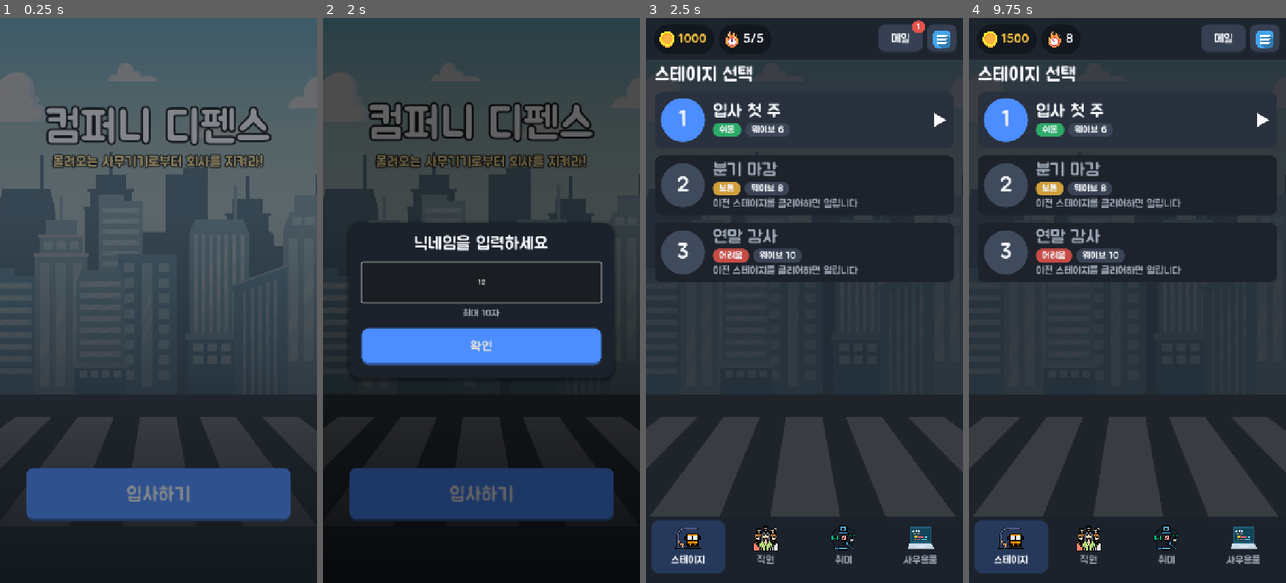
Above: before the commit, frames 1-4 (left to right).
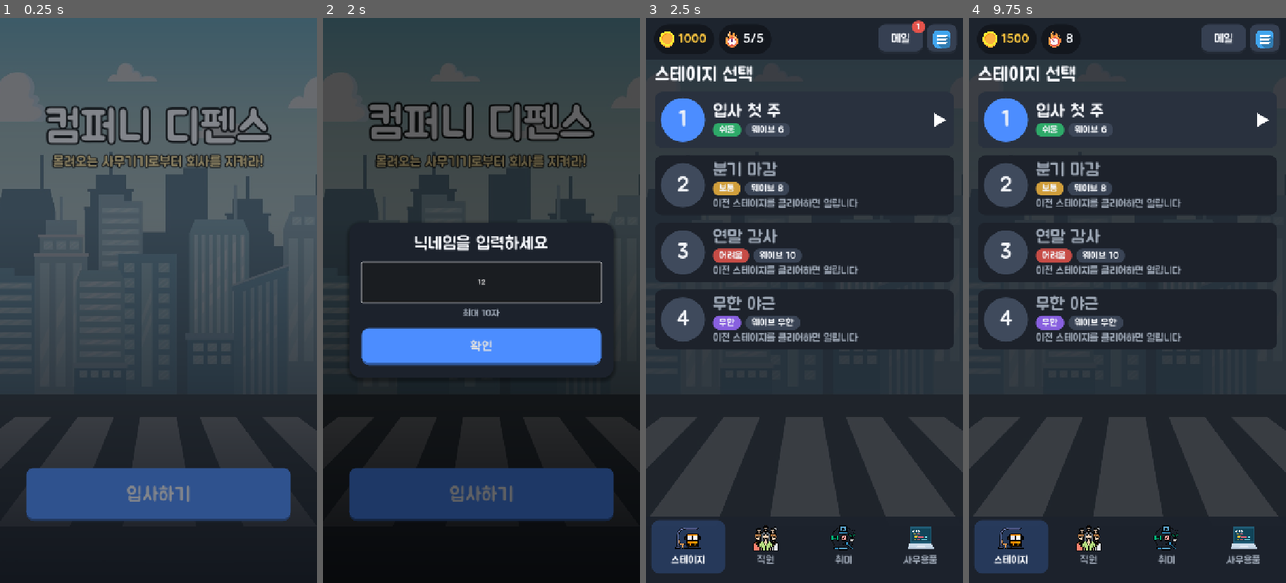
Above: after the commit, the same moments.

Repository: chw3021/CompanyDefense
Game: Godot game, scene res://scenes/boot.tscn
Same seed, same stepped clock (60 frames per second), same inputs: the game is played once before the commit and once after it.
Inputs (mouse positions are in pixels of both pictures, inside the frame that each line leads up to):
- Up to frame 1 (0.25 s): no input
- Up to frame 2 (2 s): click "입사하기" at 0.5 s; click (481, 283) at 1.27 s; type "12" at 1.35 s
- Up to frame 3 (2.5 s): click "확인" at 2 s
- Up to frame 4 (9.75 s): click "메일" at 2.75 s; click (1127, 119) at 3.52 s; click "스테이지" at 4.25 s; click "직원" at 5 s; click "취미" at 5.75 s; click "사무용품" at 6.5 s; click "받기" at 7.25 s; click "모두 받기" at 8 s; click "받은 메일 삭제" at 8.75 s; click "닫기" at 9.5 s

Frames 1-2 are identical in both runs. In frame 3, 3.8% of the frame differs, in the area x 2-98%, y 48-59%; in frame 4, 3.8%.

Commit message:
무한 모드 스테이지 추가: 무한 야근
- 스테이지 4 (어려움 아래). 스테이지 3 클리어 시 열린다
- 나선형 맵: 바깥을 한 바퀴 돈 뒤 가운데로 감겨 들어간다 (통로 57칸)
- 웨이브 자동 생성 (StageDefs.endless_wave): 체력 웨이브당 x1.22,
  마리 수와 생성 속도 증가. 4가지 테마(프린터 물량, 팩스 떼,
  단단한 기계, 혼합)를 돌고 5의 배수는 중간 보스, 10의 배수는 보스 웨이브
- 목숨이 다하면 끝. 보상은 버틴 웨이브 x 150 골드, 최고 기록 저장
- Battle.wave_def()/has_wave() 로 일반/무한 웨이브를 같은 방식으로 다룬다
- 시뮬레이션(스테이지 3 클리어 수준): 대부분 웨이브 20 보스에서 끝나고,
  많이 성장하면 웨이브 30 근처까지 간다
- balance.gd: 무한 모드 지원 (도달 웨이브 분위수), veteran 프로필, --dev-growth

Diff:
--- a/scripts/autoload/save.gd
+++ b/scripts/autoload/save.gd
@@ -59,6 +59,7 @@
 		"equipment": {},
 		"mails": [],
 		"max_cleared": 0,
+		"endless_best": 0,
 		"best_scores": {},
 		"high_score": 0,
 		"games_played": 0,
@@ -98,7 +99,7 @@
 	for key in ["towers", "hobbies", "equipment", "best_scores"]:
 		for id in user[key]:
 			user[key][id] = int(user[key][id])
-	for key in ["gold", "time", "last_refill", "max_cleared", "high_score", "games_played", "games_won"]:
+	for key in ["gold", "time", "last_refill", "max_cleared", "endless_best", "high_score", "games_played", "games_won"]:
 		user[key] = int(user.get(key, 0))
 	if String(user.get("name", "")).strip_edges() == "":
 		user["name"] = DEFAULT_NAME
@@ -225,6 +226,14 @@
 	return first_clear
 
 
+## 무한 모드에서 버틴 웨이브 수 기록. 최고 기록을 넘었으면 true (저장은 record_stage_result 가 한다)
+func record_endless_wave(waves: int) -> bool:
+	if user.is_empty() or waves <= int(user.get("endless_best", 0)):
+		return false
+	user.endless_best = waves
+	return true
+
+
 func is_stage_unlocked(stage_id: int) -> bool:
 	return has_user() and stage_id <= user.max_cleared + 1
 
--- a/scripts/screens/tabs/stage_tab.gd
+++ b/scripts/screens/tabs/stage_tab.gd
@@ -1,7 +1,7 @@
 # 스테이지 선택 탭
 extends VBoxContainer
 
-const DIFFICULTY_COLORS := {"쉬움": Color("2fbf71"), "보통": Color("f0b43e"), "어려움": Color("e5534b")}
+const DIFFICULTY_COLORS := {"쉬움": Color("2fbf71"), "보통": Color("f0b43e"), "어려움": Color("e5534b"), "무한": Color("9b6bff")}
 
 var main
 
@@ -41,12 +41,16 @@
 	var chips := UI.hbox(10)
 	chips.mouse_filter = Control.MOUSE_FILTER_IGNORE
 	chips.add_child(_chip(s.difficulty, DIFFICULTY_COLORS[s.difficulty]))
-	chips.add_child(_chip("웨이브 %d" % s.waves.size(), UI.LINE))
-	if cleared:
+	var endless := StageDefs.is_endless(id)
+	chips.add_child(_chip("웨이브 무한" if endless else "웨이브 %d" % s.waves.size(), UI.LINE))
+	if cleared and not endless:
 		chips.add_child(_chip("클리어", UI.SUCCESS))
 	text.add_child(chips)
 	if not unlocked:
 		text.add_child(UI.label("이전 스테이지를 클리어하면 열립니다", 24, UI.MUTED))
+	elif endless:
+		var best_wave: int = Save.user.get("endless_best", 0)
+		text.add_child(UI.label("최고 기록 웨이브 %d" % best_wave if best_wave > 0 else "어디까지 버틸 수 있을까요?", 24, UI.GOLD))
 	else:
 		var best = Save.user.best_scores.get(str(id))
 		if best != null:
--- a/scripts/stage/battle.gd
+++ b/scripts/stage/battle.gd
@@ -44,6 +44,7 @@
 var paused := false
 var finished := false
 var won := false
+var endless := false  # 무한 모드: 웨이브가 끝나지 않고, 목숨이 다하면 끝
 var selected: Tower
 
 var wave_index := 0          # 진행 중이거나 다음에 시작할 웨이브
@@ -58,6 +59,7 @@
 func setup(p_stage_id: int, cell_size: float) -> void:
 	stage_id = p_stage_id
 	def = StageDefs.STAGES[stage_id]
+	endless = StageDefs.is_endless(stage_id)
 	cell = cell_size
 	map = def.map
 	for wp in StageDefs.waypoints(map):
@@ -83,22 +85,35 @@
 	return Vector2i(floori(p.x / cell), floori(p.y / cell))
 
 
+## 무한 모드는 0
 func wave_count() -> int:
-	return def.waves.size()
+	return 0 if endless else def.waves.size()
+
+
+## index 번째 웨이브 정의 [생성 간격, [[적, 기본 체력, 마리 수], ...]]
+func wave_def(index: int) -> Array:
+	return StageDefs.endless_wave(index) if endless else def.waves[index]
 
 
 func display_wave() -> int:
-	return mini(wave_count(), wave_index + 1 if wave_running else wave_index)
+	var shown := wave_index + 1 if wave_running else wave_index
+	return shown if endless else mini(wave_count(), shown)
+
+
+func has_wave(index: int) -> bool:
+	return endless or index < wave_count()
 
 
 func can_start_wave() -> bool:
-	return not finished and not wave_running and wave_index < wave_count()
+	return not finished and not wave_running and has_wave(wave_index)
 
 
 func next_wave_has_boss() -> bool:
-	if wave_index >= wave_count():
-		return false
-	for group in def.waves[wave_index][1]:
+	return has_wave(wave_index) and wave_has_boss(wave_index)
+
+
+func wave_has_boss(index: int) -> bool:
+	for group in wave_def(index)[1]:
 		if StageDefs.ENEMIES[group[0]].boss:
 			return true
 	return false
@@ -143,7 +158,7 @@
 func start_wave() -> void:
 	if not can_start_wave():
 		return
-	var wave: Array = def.waves[wave_index]
+	var wave: Array = wave_def(wave_index)
 	_spawn_delay = wave[0]
 	_since_spawn = _spawn_delay  # 첫 적은 바로 나온다
 	_pending.clear()
@@ -162,7 +177,7 @@
 	score += 100
 	var bonus := 50 + 25 * wave_index
 	coins += bonus
-	if wave_index >= wave_count():
+	if not has_wave(wave_index):
 		_end(true)
 		return
 	var text := "웨이브 클리어! +%d" % bonus
@@ -414,7 +429,12 @@
 
 # ------------------------------------------------------------------ 종료
 
+const ENDLESS_GOLD_PER_WAVE := 150
+
+
 func _gold_reward(p_won: bool) -> int:
+	if endless:
+		return wave_index * ENDLESS_GOLD_PER_WAVE
 	var reward := wave_index * 100 * (1 + 0.5 * (stage_id - 1))
 	return roundi(reward * 1.5 if p_won else reward)
 
@@ -432,9 +452,11 @@
 	if p_won:
 		score += life * 50
 	var gold := _gold_reward(p_won)
+	var new_record := endless and Save.record_endless_wave(wave_index)
 	var first_clear := Save.record_stage_result(stage_id, p_won, score, gold)
 	hud_changed.emit()
-	game_over.emit(p_won, {"kills": kills, "gold": gold, "score": score, "first_clear": first_clear})
+	game_over.emit(p_won, {"kills": kills, "gold": gold, "score": score, "first_clear": first_clear,
+			"wave": wave_index, "new_record": new_record})
 
 
 func set_speed(value: float) -> void:
--- a/scripts/stage/stage_defs.gd
+++ b/scripts/stage/stage_defs.gd
@@ -4,7 +4,7 @@
 # 모든 맵은 위쪽 줄부터 적는다 (map[row][col], row 0 = 화면 맨 위).
 class_name StageDefs
 
-const COUNT := 3
+const COUNT := 4
 const BASE_START_COINS := 300
 
 ## 적 종류. hp_mult 는 웨이브 기본 체력에 곱해지고 speed 는 초당 칸 수
@@ -105,11 +105,66 @@
 			[1.2, [["copier", 190, 6], ["server", 190, 6], ["boss", 200, 2]]],
 		],
 	},
+	# 무한 모드: 웨이브가 끝없이 이어지고 갈수록 어려워진다 (endless_wave 가 만든다)
+	4: {
+		"name": "무한 야근",
+		"difficulty": "무한",
+		"start_coins": 600,
+		"hp_scale": 1.0,  # 이 스테이지 모든 적 체력 배율 (밸런스 조정용)
+		"tint": Color(0.8, 0.68, 0.95),
+		"endless": true,
+		# 바깥을 한 바퀴 돈 뒤 가운데로 감겨 들어가는 나선
+		"map": [
+			[1.1, 1.0, 1.0, 1.0, 1.0, 1.0, 1.0, 1.0, 1.0, 1.2],
+			[0, 0, 0, 0, 0, 0, 0, 0, 0, 1.0],
+			[1.5, 1.0, 1.0, 1.0, 1.0, 1.0, 1.0, 1.6, 0, 1.0],
+			[1.0, 0, 0, 0, 0, 0, 0, 1.0, 0, 1.0],
+			[1.0, 0, 1.9, 1.0, 1.0, 2.0, 0, 1.0, 0, 1.0],
+			[1.0, 0, 1.0, 0, 0, 0, 0, 1.0, 0, 1.0],
+			[1.0, 0, 1.0, 0, 0, 0, 0, 1.0, 0, 1.0],
+			[1.0, 0, 1.8, 1.0, 1.0, 1.0, 1.0, 1.7, 0, 1.0],
+			[1.0, 0, 0, 0, 0, 0, 0, 0, 0, 1.0],
+			[1.4, 1.0, 1.0, 1.0, 1.0, 1.0, 1.0, 1.0, 1.0, 1.3],
+		],
+		"waves": [],
+	},
 }
+
+## 무한 모드 난이도: 웨이브마다 체력 x endless_hp_growth, 마리 수와 생성 속도도 늘어난다
+const ENDLESS_BASE_HP := 40.0
+static var endless_hp_growth := 1.22  # 시뮬레이터가 --dev-growth 로 바꿔 볼 수 있게 var
+const ENDLESS_MAX_COUNT := 36
+
+
+static func is_endless(stage_id: int) -> bool:
+	return STAGES[stage_id].get("endless", false)
+
+
+## 무한 모드의 index 번째 웨이브 (0부터). 형식은 STAGES 의 waves 와 같다
+## 10의 배수 = 보스 웨이브, 5의 배수 = 중간 보스, 나머지는 4가지 테마를 돌아가며
+static func endless_wave(index: int) -> Array:
+	var w := index + 1
+	var hp := ENDLESS_BASE_HP * pow(endless_hp_growth, index)
+	var count := mini(8 + int(index * 0.7), ENDLESS_MAX_COUNT)
+	var interval := maxf(0.35, 1.0 - index * 0.02)
+	if w % 10 == 0:
+		return [maxf(interval, 0.8), [["printer", hp, count / 2], ["boss", hp, w / 10]]]
+	if w % 5 == 0:
+		return [interval, [["copier", hp, count / 4], ["server", hp, count / 4], ["boss", hp * 0.5, 1]]]
+	match w % 4:
+		1:  # 프린터 물량
+			return [interval, [["printer", hp, count]]]
+		2:  # 빠른 팩스 떼
+			return [interval * 0.6, [["fax", hp, roundi(count * 1.4)]]]
+		3:  # 단단한 기계 (물리/마법 방어가 높다)
+			return [interval, [["printer", hp, count / 3], ["copier", hp, maxi(1, count / 3)], ["server", hp, maxi(1, count / 3)]]]
+	return [interval * 0.8, [["printer", hp, count / 4], ["fax", hp, count / 4], ["copier", hp, count / 4], ["server", hp, count / 4]]]
 
 
 static func description(stage_id: int) -> String:
 	var s: Dictionary = STAGES[stage_id]
+	if is_endless(stage_id):
+		return "%s / 웨이브 무한" % s.difficulty
 	return "%s / 웨이브 %d" % [s.difficulty, s.waves.size()]
 
 
--- a/scripts/stage/stage_screen.gd
+++ b/scripts/stage/stage_screen.gd
@@ -249,7 +249,10 @@
 		_pulse(_life_label, UI.DANGER)
 	_last_life = battle.life
 	_coin_label.text = str(battle.coins)
-	_wave_label.text = "웨이브 %d/%d" % [battle.display_wave(), battle.wave_count()]
+	if battle.endless:
+		_wave_label.text = "웨이브 %d" % battle.display_wave()
+	else:
+		_wave_label.text = "웨이브 %d/%d" % [battle.display_wave(), battle.wave_count()]
 	_speed_button.text = "x%d" % int(battle.speed)
 	var can_start := battle.can_start_wave()
 	_wave_button.disabled = not can_start
@@ -326,17 +329,15 @@
 
 ## 웨이브 시작: 띠가 옆에서 밀려 들어왔다가 빠진다. 보스 웨이브는 빨간 띠
 func _show_wave_banner(index: int) -> void:
-	var boss := false
-	for group in battle.def.waves[index][1]:
-		if StageDefs.ENEMIES[group[0]].boss:
-			boss = true
+	var boss := battle.wave_has_boss(index)
 	var band := UI.panel(Color(UI.DANGER, 0.88) if boss else Color(0.05, 0.06, 0.08, 0.82), 0, 14)
 	band.mouse_filter = Control.MOUSE_FILTER_IGNORE
 	band.custom_minimum_size.x = MAP_CELL * 10
 	var v := UI.vbox(0)
 	band.add_child(v)
-	var last := index + 1 == battle.wave_count()
-	v.add_child(UI.label("WAVE %d / %d" % [index + 1, battle.wave_count()], 44, UI.GOLD if not boss else UI.TEXT, HORIZONTAL_ALIGNMENT_CENTER))
+	var last := not battle.endless and index + 1 == battle.wave_count()
+	var title := "WAVE %d" % (index + 1) if battle.endless else "WAVE %d / %d" % [index + 1, battle.wave_count()]
+	v.add_child(UI.label(title, 44, UI.GOLD if not boss else UI.TEXT, HORIZONTAL_ALIGNMENT_CENTER))
 	if boss or last:
 		v.add_child(UI.label("보스 등장!" if boss else "마지막 웨이브!", 26, UI.TEXT, HORIZONTAL_ALIGNMENT_CENTER))
 	_float_layer.add_child(band)
@@ -397,9 +398,14 @@
 func _on_game_over(won: bool, summary: Dictionary) -> void:
 	await get_tree().create_timer(0.6).timeout
 	var v := UI.vbox(10)
-	var headline := UI.label("모든 웨이브를 막아냈습니다!" if won else "회사가 무너졌습니다...", 30,
-			UI.TEXT, HORIZONTAL_ALIGNMENT_CENTER)
+	var text := "모든 웨이브를 막아냈습니다!" if won else "회사가 무너졌습니다..."
+	if battle.endless:
+		text = "웨이브 %d까지 버텼습니다!" % summary.wave
+	var headline := UI.label(text, 30, UI.TEXT, HORIZONTAL_ALIGNMENT_CENTER)
 	v.add_child(headline)
+	if battle.endless:
+		var record := "최고 기록 경신!" if summary.new_record else "최고 기록: 웨이브 %d" % Save.user.endless_best
+		v.add_child(UI.label(record, 28, UI.GOLD if summary.new_record else UI.MUTED, HORIZONTAL_ALIGNMENT_CENTER))
 	var stats := UI.panel(UI.CARD, 16, 18)
 	var grid := GridContainer.new()
 	grid.columns = 2
@@ -417,7 +423,8 @@
 		if stage_id < StageDefs.COUNT:
 			bonus += "\n다음 스테이지가 열렸습니다!"
 		v.add_child(UI.label(bonus, 24, UI.SUCCESS, HORIZONTAL_ALIGNMENT_CENTER))
-	UI.modal("승리!" if won else "패배", v, [
+	var title := "야근 종료" if battle.endless else ("승리!" if won else "패배")
+	UI.modal(title, v, [
 		["다시 하기", UI.CARD_HI, func(): UI.go("res://scenes/stage.tscn", func(s): s.stage_id = stage_id)],
 		["메인 화면", UI.PRIMARY, func(): UI.go("res://scenes/main.tscn")],
 	], self, false)
--- a/tools/scenarios/balance.gd
+++ b/tools/scenarios/balance.gd
@@ -4,7 +4,8 @@
 extends Node
 
 const STEP := 0.05          # 시뮬레이션 한 틱 (게임 시간 초)
-const MAX_TIME := 1800.0    # 한 판 최대 게임 시간
+const MAX_TIME := 7200.0    # 한 판 최대 게임 시간
+const ENDLESS_SLOTS := 80    # 무한 모드에서 웨이브별 누수를 셀 칸 수
 
 ## 계정 성장 단계 가정. towers 는 등급(1~5)별 레벨, hobbies/equipment 는 모든 항목에 같은 레벨
 ## after1/after2 는 앞 스테이지를 깬 뒤 번 골드(약 2,700 / 5,000)로 현실적으로 올릴 수 있는 정도
@@ -13,6 +14,7 @@
 	"after1": {"towers": [5, 2, 1, 1, 1], "hobbies": 2, "equipment": 1},
 	"after2": {"towers": [8, 4, 2, 1, 1], "hobbies": 3, "equipment": 2},
 	"mid": {"towers": [5, 5, 5, 5, 5], "hobbies": 5, "equipment": 3},
+	"veteran": {"towers": [15, 12, 10, 8, 6], "hobbies": 10, "equipment": 7},
 }
 
 var dev
@@ -32,6 +34,8 @@
 			stages = Array(arg.trim_prefix("--dev-stages=").split(",")).map(func(s): return int(s))
 		elif arg.begins_with("--dev-profiles="):
 			profiles = Array(arg.trim_prefix("--dev-profiles=").split(","))
+		elif arg.begins_with("--dev-growth="):
+			StageDefs.endless_hp_growth = float(arg.trim_prefix("--dev-growth="))
 		elif arg.begins_with("--dev-hp-scale="):
 			hp_scale = float(arg.trim_prefix("--dev-hp-scale="))
 		elif arg.begins_with("--dev-bots="):
@@ -52,6 +56,9 @@
 
 
 func _line(a: Dictionary) -> String:
+	if a.endless:
+		return "stage=%d profile=%-6s bot=%-6s avg_wave=%.1f p10/50/90=%s time=%ds maxgrade=%s" % [
+			a.stage, a.profile, a.bot, a.avg_wave, str(a.wave_p10_50_90), roundi(a.avg_time), str(a.max_grade_hist)]
 	return "stage=%d profile=%-4s bot=%-6s win=%3d%% life=%.1f wave=%.1f/%d time=%ds leaks/wave=%s maxgrade=%s" % [
 		a.stage, a.profile, a.bot, roundi(a.win_rate * 100), a.avg_life, a.avg_wave, a.waves,
 		roundi(a.avg_time), str(a.leaks_per_wave), str(a.max_grade_hist)]
@@ -62,7 +69,9 @@
 	var life_sum := 0.0
 	var wave_sum := 0.0
 	var time_sum := 0.0
-	var waves: int = StageDefs.STAGES[stage_id].waves.size()
+	var endless := StageDefs.is_endless(stage_id)
+	var waves: int = ENDLESS_SLOTS if endless else StageDefs.STAGES[stage_id].waves.size()
+	var reached := []
 	var leaks := []
 	leaks.resize(waves)
 	leaks.fill(0.0)
@@ -73,6 +82,7 @@
 			wins += 1
 		life_sum += r.life
 		wave_sum += r.wave
+		reached.append(r.wave)
 		time_sum += r.time
 		for w in waves:
 			leaks[w] += r.leaks[w]
@@ -83,7 +93,14 @@
 		"avg_time": time_sum / runs,
 		"leaks_per_wave": leaks.map(func(v): return snappedf(v / runs, 0.1)),
 		"max_grade_hist": grade_hist,
+		"endless": endless, "wave_p10_50_90": _percentiles(reached),
 	}
+
+
+func _percentiles(values: Array) -> Array:
+	var sorted := values.duplicate()
+	sorted.sort()
+	return [0.1, 0.5, 0.9].map(func(q): return sorted[mini(sorted.size() - 1, int(q * sorted.size()))])
 
 
 func _make_user(profile: String) -> Dictionary:
@@ -110,7 +127,7 @@
 		battle.def = battle.def.duplicate()
 		battle.def.hp_scale = hp_scale
 	var leaks := []
-	leaks.resize(battle.wave_count())
+	leaks.resize(battle.wave_count() if battle.wave_count() > 0 else ENDLESS_SLOTS)
 	leaks.fill(0)
 	var last_life := battle.life
 	while not battle.finished and battle.game_time() < MAX_TIME:
--- a/tools/scenarios/fx.gd
+++ b/tools/scenarios/fx.gd
@@ -1,4 +1,4 @@
-# 연출 확인용: 전투 중 이벤트(공격, 처치, 승진, 탈출) 직후를 연속으로 찍는다.
+# 연출 확인용: 전투 중 이벤트(공격, 처치, 승진, 탈출) 직후를 연속으로 찍는다. --dev-stage=4 처럼 스테이지 지정
 extends Node
 
 var dev
@@ -8,7 +8,15 @@
 	dev = p_dev
 	Save.reset()
 	Save.create_user("테스터")
-	await UI.go("res://scenes/stage.tscn", func(s): s.stage_id = 1)
+	var stage_id := 1
+	for arg in OS.get_cmdline_user_args():
+		if arg.begins_with("--dev-stage="):
+			stage_id = int(arg.trim_prefix("--dev-stage="))
+	Save.user.max_cleared = 3
+	await UI.go("res://scenes/main.tscn")
+	await dev.wait(0.6)
+	await dev.shot("fx_00_stage_list")
+	await UI.go("res://scenes/stage.tscn", func(s): s.stage_id = stage_id)
 	await dev.wait(2.6)
 	var battle: Battle = get_tree().current_scene.battle
 	battle.coins = 2000
